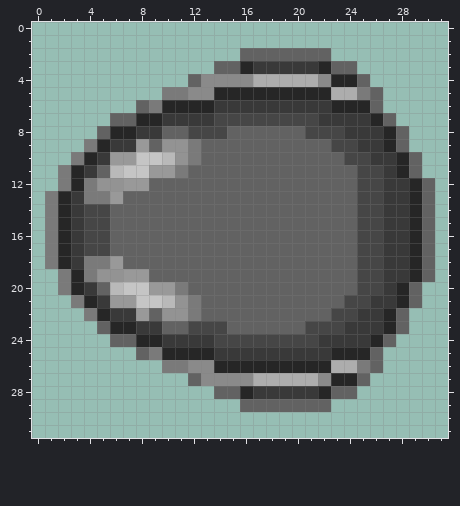
Two states of a pixel-art sprite, res/gfx/ships/round/scout/base.png. Above is the file before it was changed.
The file is 32x32 pixels. Colours within 5 levels of each other are drawn and written as one.
Now the later version:
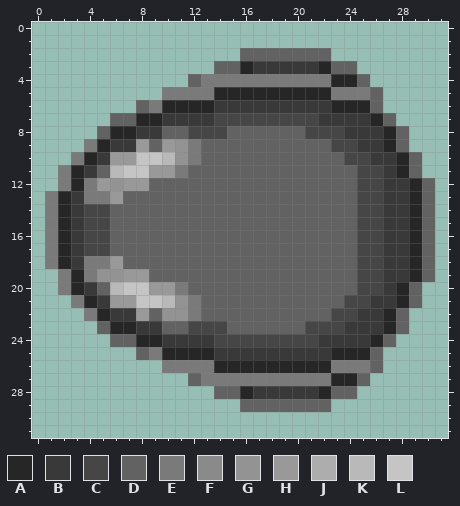
Palette (. is transparent): A #262626  B #393939  C #464646  D #626262  E #7a7a7a  F #8a8a8a  G #939393  H #999999  J #adadad  K #b9b9b9  L #c5c5c5
Changes in this commit:
Colour E replaces colour F in row 4 at x 13 to 16 and 22; in row 5 at x 12 to 13; in row 26 at x 12 to 13; in row 27 at x 13 to 16 and 22.
Colour E replaces colour J in row 4 at x 17 to 21; in row 5 at x 23 to 24; in row 26 at x 23 to 24; in row 27 at x 17 to 21.
Colour H replaces colour G in row 9 at x 10; in row 12 at x 5.
Boxes around the changes in both pictures, in picture pixels (x1, y1, x2, y2):
changed: (188, 74, 357, 100)
changed: (162, 139, 175, 152)
changed: (97, 178, 110, 191)
changed: (188, 360, 357, 386)
